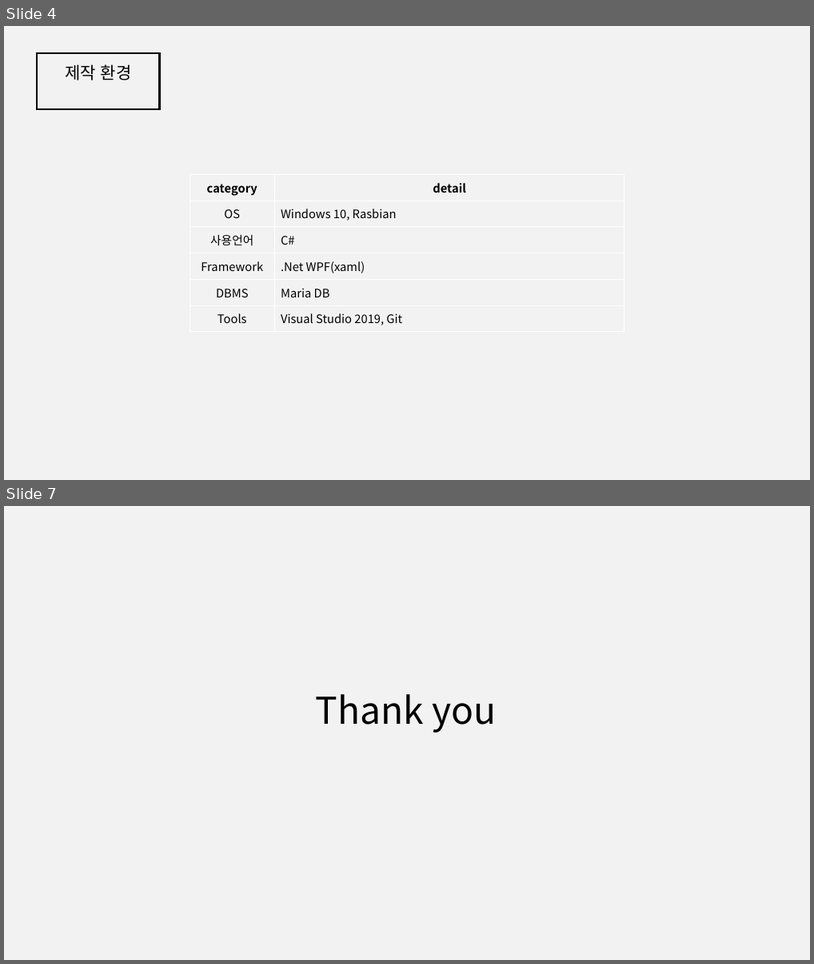
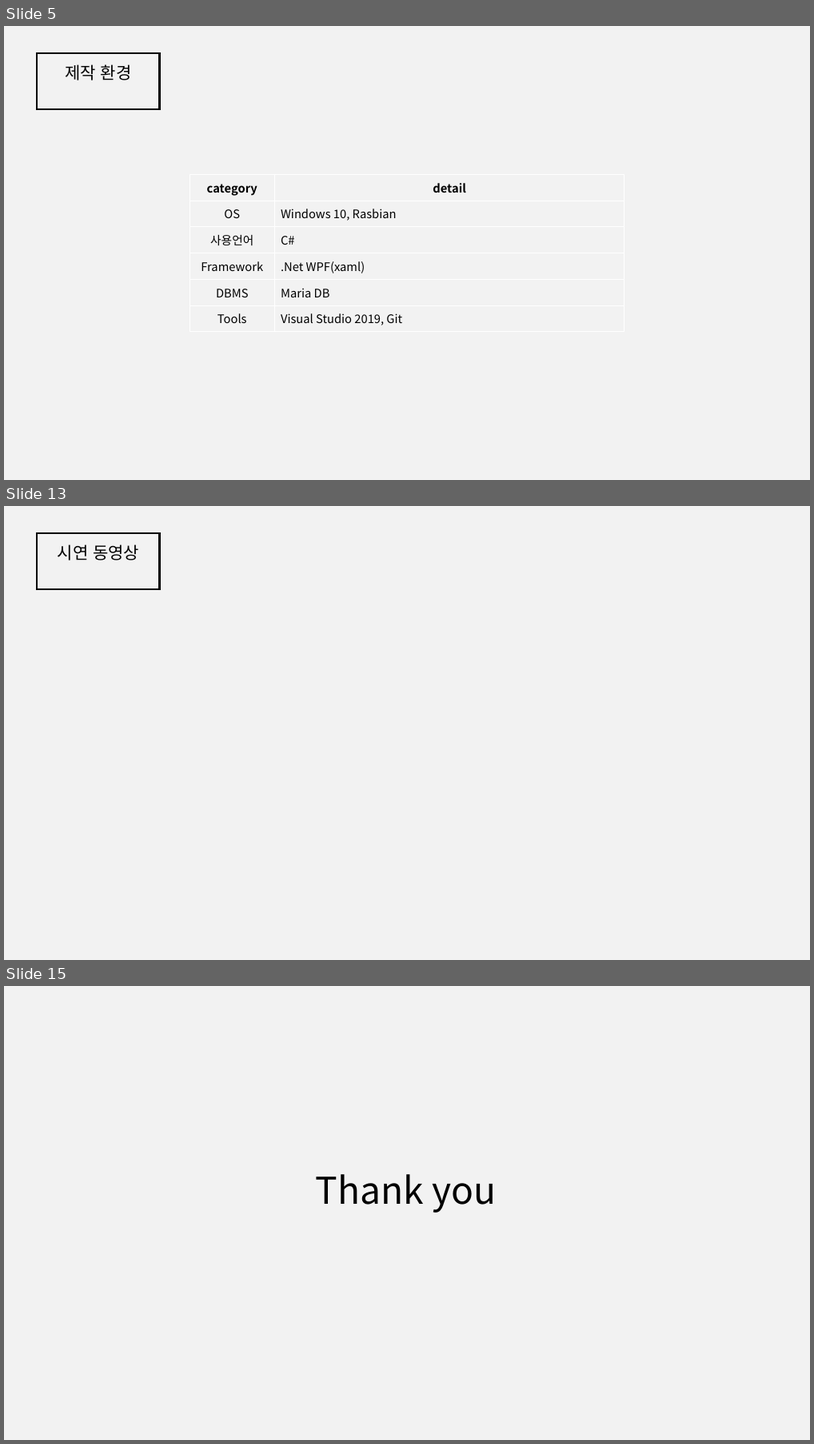
Before and after one commit to elien940318/capstone_POS_csharp, a slide deck: 21324104_2학기캡스톤.pptx. Shown one above the other, each under a label of ours: slides 4 and 7 before the commit, slides 5, 13 and 15 after it; the slides between them are not shown. The pictures are 814x964 and 814x1444 pixels, drawn with LibreOffice and Linux fonts; fonts in the diff are those of the drawing; background and template pictures are left out. Boxes give left, top, right and bottom in pixels: in the first picture for what was removed or moved away, otherwise in the second. Text is boxed around its words. In the diff, an @@ line names an element or a change of style, - is before the commit and + after.

```diff
--- a/21324104_2학기캡스톤.pptx
+++ b/21324104_2학기캡스톤.pptx
@@ slide 13 added at box(4, 506, 810, 960), background #F2F2F2 @@
@@ rectangle added at box(38, 533, 160, 589), outline #000000 2 pt @@
@@ text added at box(58, 544, 139, 560), 20 pt, text #000000 @@
+시연 동영상
@@ what was slide 4 is now slide 5 @@
@@ what was slide 7 is now slide 15 @@
```
Also in this commit, not shown: 2 slides changed, 9 other slides added, 2 slides removed, 12 other files.
